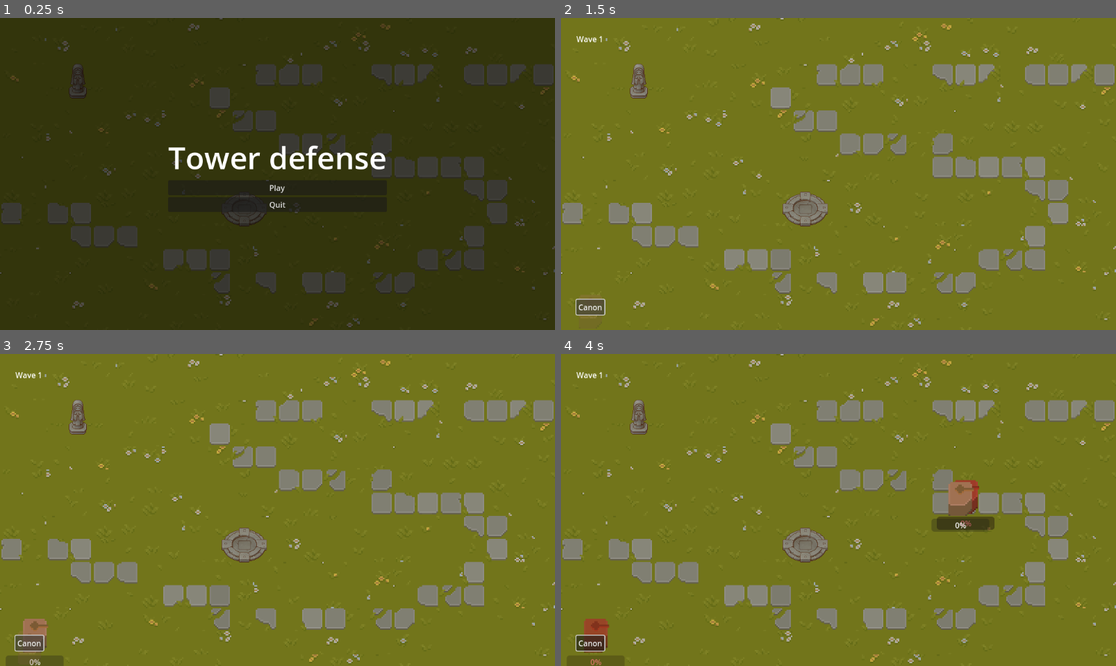
Above: before the commit, frames 1-4 (two rows, left to right).
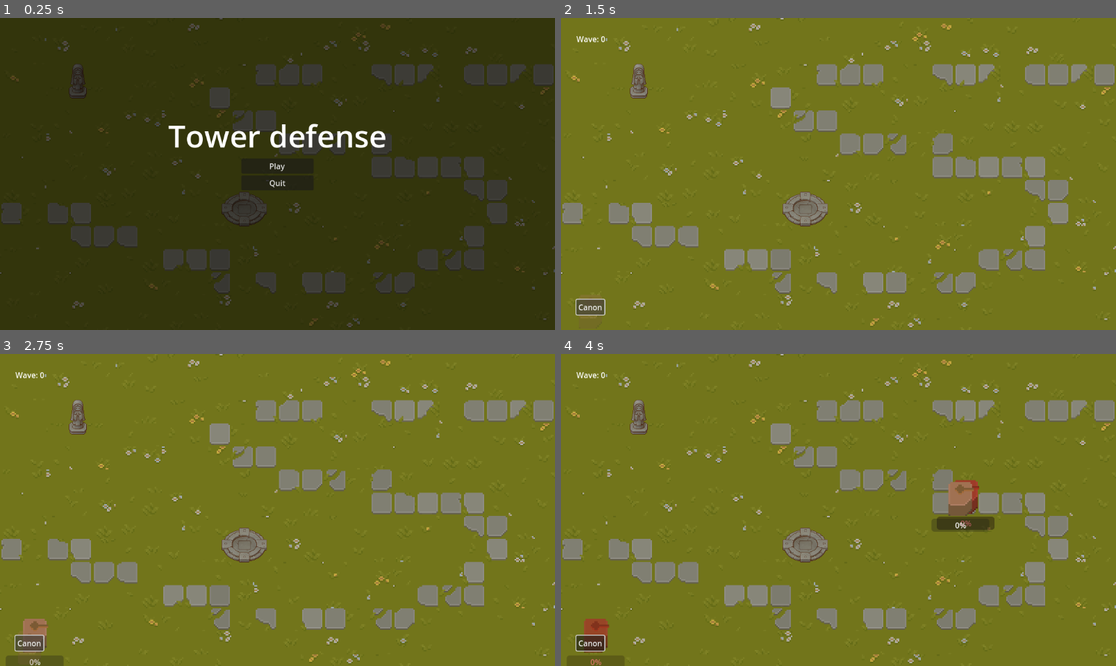
Above: after the commit, the same moments.

Repository: Kinsteen/tower-defense
Game: Godot game, scene res://Main.tscn
The game is run twice, just before and just after one commit, with the same random seed, the same clock (stepped at 60 frames per second) and the same inputs.
Inputs (mouse positions are in pixels of both pictures, inside the frame that each line leads up to):
- Up to frame 1 (0.25 s): no input
- Up to frame 2 (1.5 s): click "Play" at 0.5 s; click "Canon" at 1.25 s
- Up to frame 3 (2.75 s): click "Canon" at 2 s
- Up to frame 4 (4 s): click "Canon" at 2.75 s; tap Enter at 3.5 s; move the mouse to (960, 494) at 3.52 s; hold Shift from 3.53 s (still down); click (960, 494) at 3.67 s

The runs differ from the first frame. In frame 1, 2.4% of the frame differs, in the area x 30-70%, y 33-63%; in frame 2, less than 0.1%; in frame 3, less than 0.1%; in frame 4, less than 0.1%.

Commit message:
Very simple wave system, to be refactored absolutely

Diff:
--- a/Main.gd
+++ b/Main.gd
@@ -4,6 +4,9 @@
 @onready var play_menu = $CanvasLayer/PlayMenu as Control
 @onready var game_scene = $GameScene as Node2D
 @onready var overlay = $CanvasLayer/Overlay
+
+# TODO maybe use a list of screens on top of each other?
+# easier pop/push
 
 func _ready():
 	Game.pause.connect(_pause)
@@ -21,17 +24,16 @@
 	ingame_menu.hide()
 	play_menu.show()
 	overlay.show()
-	game_scene.get_tree().paused = true
+	get_tree().paused = true
 
 func _unpause():
 	ingame_menu.show()
 	play_menu.hide()
 	overlay.hide()
-	game_scene.get_tree().paused = false
+	get_tree().paused = false
 
 func _on_play_button_pressed():
 	Game.unpause.emit()
 
 	if not Game.started:
 		Game.started = true
-		Game.wave_number = 1
--- a/prefabs/Enemy.gd
+++ b/prefabs/Enemy.gd
@@ -21,6 +21,7 @@
 func take_damage(amount):
 	HP -= amount
 	if HP <= 0:
+		Game.enemy_defeated += 1
 		queue_free()
 
 func _on_area_2d_body_entered(body):
--- a/prefabs/EnemySpawner.gd
+++ b/prefabs/EnemySpawner.gd
@@ -1,20 +1,37 @@
-extends Sprite2D
+class_name EnemySpawner extends Sprite2D
 
 @export var ENEMY_SCENE : PackedScene = null
 @export var GOAL : Node2D = null
-@export var wave_data: WaveData
 @onready var timer = $Timer as Timer
+
+@export var wave_datas: Array[WaveData]
 
 func _ready():
 	assert(ENEMY_SCENE != null)
 	assert(GOAL != null)
 	Game.started_signal.connect(func(old, new):
 		if new:
-			timer.start(randf_range(wave_data.minimum_spawn_delay, wave_data.maximum_spawn_delay))
+			timer.start(randf_range(wave_datas[Game.wave_number].minimum_spawn_delay, wave_datas[Game.wave_number].maximum_spawn_delay))
+	)
+
+	# TODO should not be here, maybe in Game?
+	# should check if every spawner has met their requirement
+	Game.enemy_defeated_signal.connect(func(new):
+		if new >= wave_datas[Game.wave_number].number_enemies:
+			Game.wave_finished.emit()
+	)
+
+	# TODO should not be here
+	Game.wave_finished.connect(func():
+		Game.enemy_defeated = 0
+		if Game.wave_number + 1 < wave_datas.size():
+			Game.wave_number += 1
+		else:
+			print("You won, no more waves :)")
 	)
 
 func _on_timer_timeout():
-	timer.start(randf_range(wave_data.minimum_spawn_delay, wave_data.maximum_spawn_delay))
+	timer.start(randf_range(wave_datas[Game.wave_number].minimum_spawn_delay, wave_datas[Game.wave_number].maximum_spawn_delay))
 	var enemy_entity = ENEMY_SCENE.instantiate()
 
 	enemy_entity.HP = 30
--- a/prefabs/EnemySpawner.tscn
+++ b/prefabs/EnemySpawner.tscn
@@ -1,15 +1,13 @@
-[gd_scene load_steps=4 format=3 uid="uid://du74pr5a0rqm"]
+[gd_scene load_steps=3 format=3 uid="uid://du74pr5a0rqm"]
 
 [ext_resource type="Texture2D" uid="uid://x2giw2kavaqu" path="res://textures/props.png" id="1_mljlm"]
 [ext_resource type="Script" path="res://prefabs/EnemySpawner.gd" id="2_irint"]
-[ext_resource type="Resource" uid="uid://dirg0r2o3sek3" path="res://resources/Wave1.tres" id="3_7xcxx"]
 
 [node name="EnemySpawner" type="Sprite2D"]
 texture = ExtResource("1_mljlm")
 region_enabled = true
 region_rect = Rect2(440, 16, 48, 80)
 script = ExtResource("2_irint")
-wave_data = ExtResource("3_7xcxx")
 
 [node name="Timer" type="Timer" parent="."]
 
--- a/resources/Wave1.tres
+++ b/resources/Wave1.tres
@@ -4,6 +4,6 @@
 
 [resource]
 script = ExtResource("1_6x2pg")
-number_enemies = 10
+number_enemies = 5
 minimum_spawn_delay = 1.0
 maximum_spawn_delay = 5.0
--- /dev/null
+++ b/resources/Wave2.tres
@@ -0,0 +1,9 @@
+[gd_resource type="Resource" script_class="WaveData" load_steps=2 format=3 uid="uid://bc1ls22wtx0wi"]
+
+[ext_resource type="Script" path="res://resources/WaveData.gd" id="1_ppdnk"]
+
+[resource]
+script = ExtResource("1_ppdnk")
+number_enemies = 10
+minimum_spawn_delay = 0.5
+maximum_spawn_delay = 3.0
--- /dev/null
+++ b/resources/Wave3.tres
@@ -0,0 +1,9 @@
+[gd_resource type="Resource" script_class="WaveData" load_steps=2 format=3 uid="uid://b6rxri0a1tsga"]
+
+[ext_resource type="Script" path="res://resources/WaveData.gd" id="1_2gf1f"]
+
+[resource]
+script = ExtResource("1_2gf1f")
+number_enemies = 30
+minimum_spawn_delay = 0.1
+maximum_spawn_delay = 0.5
--- a/scenes/GameScene.gd
+++ b/scenes/GameScene.gd
@@ -1,12 +1,14 @@
 extends Node2D
 
+@onready var enemy_spawner = $EnemySpawner as EnemySpawner
+
+const WAVE_1 = preload("res://resources/Wave1.tres")
 var canon := preload("res://prefabs/Canon.tscn")
 const BUILDING_HEALTH = preload("res://scenes/BuildingHealth.tscn")
 
 # Called when the node enters the scene tree for the first time.
 func _ready():
 	GuiEvents.create_canon.connect(_create_canon)
-
 
 # Called every frame. 'delta' is the elapsed time since the previous frame.
 func _process(delta):
--- a/scenes/GameScene.tscn
+++ b/scenes/GameScene.tscn
@@ -1,10 +1,13 @@
-[gd_scene load_steps=6 format=3 uid="uid://bfoo1xws3rdfg"]
+[gd_scene load_steps=9 format=3 uid="uid://bfoo1xws3rdfg"]
 
 [ext_resource type="Script" path="res://scenes/GameScene.gd" id="1_ka14l"]
 [ext_resource type="TileSet" uid="uid://cia0akvspfnce" path="res://tilesets/ground.tres" id="1_r86nc"]
 [ext_resource type="PackedScene" uid="uid://0svqt5yqvdk3" path="res://prefabs/Enemy.tscn" id="3_5vjwr"]
 [ext_resource type="PackedScene" uid="uid://ddo2s6nh4ew1y" path="res://prefabs/Goal.tscn" id="3_qi0w6"]
 [ext_resource type="PackedScene" uid="uid://du74pr5a0rqm" path="res://prefabs/EnemySpawner.tscn" id="5_3u8vq"]
+[ext_resource type="Resource" uid="uid://dirg0r2o3sek3" path="res://resources/Wave1.tres" id="6_7emur"]
+[ext_resource type="Resource" uid="uid://bc1ls22wtx0wi" path="res://resources/Wave2.tres" id="7_i2p75"]
+[ext_resource type="Resource" uid="uid://b6rxri0a1tsga" path="res://resources/Wave3.tres" id="8_7u1mq"]
 
 [node name="GameScene" type="Node2D"]
 script = ExtResource("1_ka14l")
@@ -22,3 +25,4 @@
 position = Vector2(162, 130)
 ENEMY_SCENE = ExtResource("3_5vjwr")
 GOAL = NodePath("../Goal")
+wave_datas = Array[Resource("res://resources/WaveData.gd")]([ExtResource("6_7emur"), ExtResource("7_i2p75"), ExtResource("8_7u1mq")])
--- a/scenes/IngameMenu.gd
+++ b/scenes/IngameMenu.gd
@@ -8,5 +8,5 @@
 func _on_button_pressed():
 	GuiEvents.create_canon.emit()
 
-func _wave_signal(old: int, new: int):
-	wave_label.text = "Wave " + str(new)
+func _wave_signal(new: int):
+	wave_label.text = "Wave " + str(new + 1)
--- a/scenes/PlayMenu.tscn
+++ b/scenes/PlayMenu.tscn
@@ -22,10 +22,10 @@
 anchor_top = 0.5
 anchor_right = 0.5
 anchor_bottom = 0.5
-offset_left = -57.0
-offset_top = -20.0
-offset_right = 57.0
-offset_bottom = 20.0
+offset_left = -227.5
+offset_top = -124.0
+offset_right = 227.5
+offset_bottom = 34.0
 grow_horizontal = 2
 grow_vertical = 2
 
@@ -37,11 +37,15 @@
 vertical_alignment = 1
 
 [node name="PlayButton" type="Button" parent="VBoxContainer"]
+custom_minimum_size = Vector2(150, 0)
 layout_mode = 2
+size_flags_horizontal = 4
 text = "Play"
 
 [node name="QuitButton" type="Button" parent="VBoxContainer"]
+custom_minimum_size = Vector2(150, 0)
 layout_mode = 2
+size_flags_horizontal = 4
 text = "Quit"
 
 [connection signal="pressed" from="VBoxContainer/PlayButton" to="." method="_on_play_button_pressed"]
--- a/scripts/Game.gd
+++ b/scripts/Game.gd
@@ -3,7 +3,9 @@
 signal pause
 signal unpause
 signal started_signal(old, new)
-signal wave_number_signal(old, new)
+signal wave_number_signal(new)
+signal enemy_defeated_signal(new)
+signal wave_finished
 
 var started: bool = false:
 	set(new):
@@ -13,9 +15,14 @@
 
 var wave_number: int = 0:
 	set(new):
-		if wave_number != new:
-			wave_number_signal.emit(started, new)
 		wave_number = new
+		wave_number_signal.emit(new)
+
+var enemy_defeated: int = 0:
+	set(new):
+		enemy_defeated = new
+		if new != 0:
+			enemy_defeated_signal.emit(enemy_defeated)
 
 func quit():
 	get_tree().quit()
